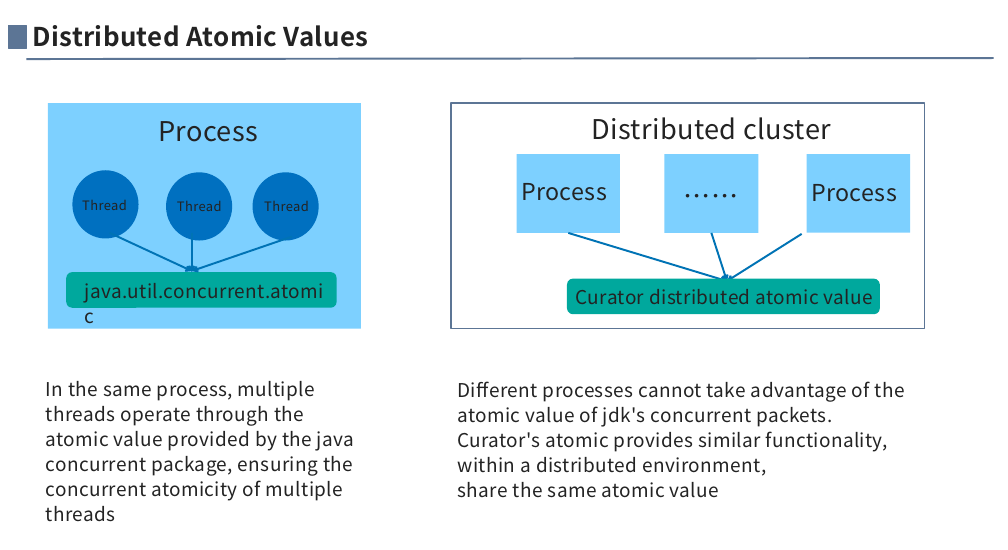
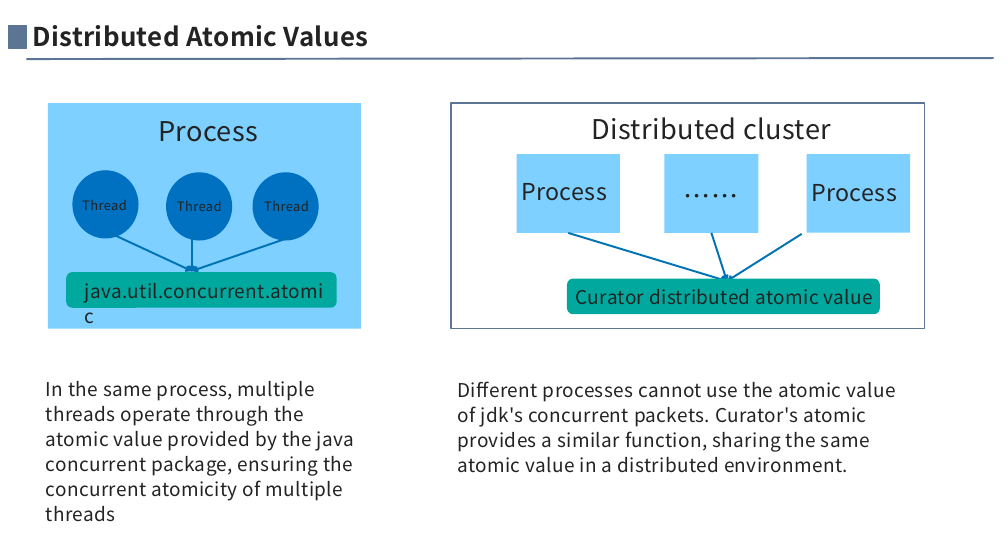
Before and after one commit to anigkus/anigkus.github.io, a slide deck: slide 15 of docs/assets/images/curator-internal-implementation-mechanism/Curator internal implementation mechanism-Anigkus.pptx. Drawn at 1008x550 pixels with LibreOffice and Linux fonts; fonts in the diff are those of the drawing. Boxes give left, top, right and bottom in pixels: in the first picture for what was removed or moved away, otherwise in the second. Text is boxed around its words. In the diff, an @@ line names an element or a change of style, - is before the commit and + after.

```diff
--- a/docs/assets/images/curator-internal-implementation-mechanism/Curator internal implementation mechanism-Anigkus.pptx
+++ b/docs/assets/images/curator-internal-implementation-mechanism/Curator internal implementation mechanism-Anigkus.pptx
@@ text at [458, 381, 896, 473]: text changed @@
-Different processes cannot take advantage of the atomic value of jdk's concurrent packets.
-Curator's atomic provides similar functionality, within a distributed environment,
-share the same atomic value
+Different processes cannot use the atomic value of jdk's concurrent packets. Curator's atomic provides a similar function, sharing the same atomic value in a distributed environment.
```
Also in this commit, not shown: 12 other slides changed, 2 slides added, 13 other files.
